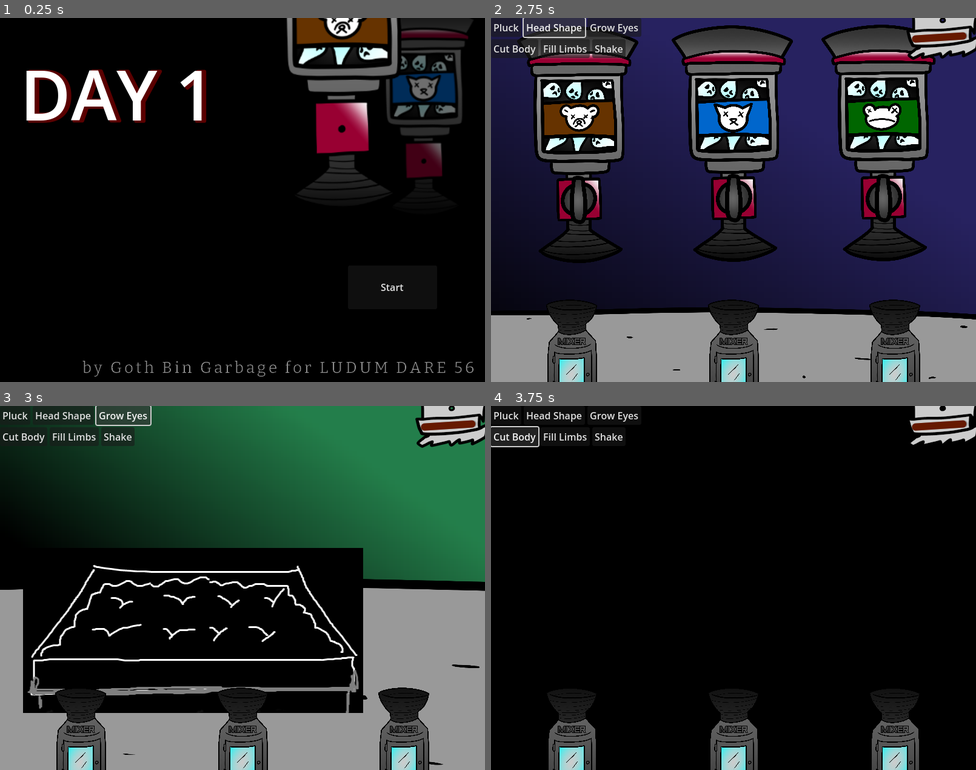
Above: before the commit, frames 1-4 (two rows, left to right).
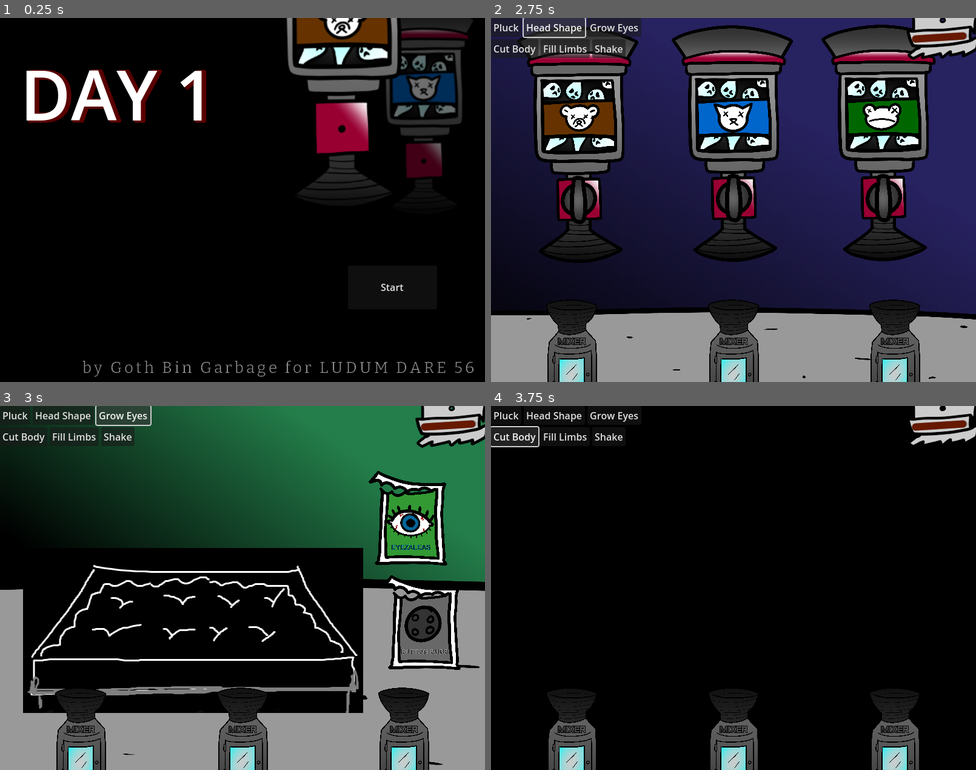
Above: after the commit, the same moments.

Repository: Goth-Bin-Garbage/build_a_dready_bear.swf
Game: Godot game, scene res://main.tscn
The game is run twice, just before and just after one commit, with the same random seed, the same clock (stepped at 60 frames per second) and the same inputs.
Inputs:
- Up to frame 1 (0.25 s): no input
- Up to frame 2 (2.75 s): click "Start" at 0.5 s; click "Pluck" at 1.25 s; click "Head Shape" at 2 s
- Up to frame 3 (3 s): click "Grow Eyes" at 2.75 s
- Up to frame 4 (3.75 s): click "Cut Body" at 3.5 s

Frames 1-2 are identical in both runs. In frame 3, 6.0% of the frame differs, in the area x 76-95%, y 17-73%; in frame 4, nothing differs.

Commit message:
work on eye station

Diff:
--- a/global.gd
+++ b/global.gd
@@ -1,6 +1,8 @@
 extends Node
 
 @onready var main : Node2D = get_tree().get_root().get_node("Main")
+@onready var plant_wait_times : Dictionary = { "Plant_A1": 0, "Plant_A2": 0, "Plant_A3": 0, "Plant_A4": 0,
+"Plant_B1": 0, "Plant_B2": 0, "Plant_B3": 0, "Plant_B4": 0, }
 
 # day 0 = tutorial, day = 1 true game
 var day : int = 0
--- a/stations/EyeStation.tscn
+++ b/stations/EyeStation.tscn
@@ -30,10 +30,12 @@
 [node name="Music" parent="." instance=ExtResource("1_u72si")]
 
 [node name="EyePacket" parent="." instance=ExtResource("3_l3hae")]
-position = Vector2(710, 165)
+position = Vector2(673, 185)
+sprite_path = "res://sprites/eyezaleapack.png"
 
 [node name="ButtonPacket" parent="." instance=ExtResource("3_l3hae")]
-position = Vector2(718, 272)
+position = Vector2(695, 357)
+sprite_path = "res://sprites/button_buds.png"
 eye_type = 2
 
 [node name="PlaceholderSprite" type="Sprite2D" parent="."]
--- a/stations/station_elements/EyePlants.tscn
+++ b/stations/station_elements/EyePlants.tscn
@@ -1,21 +1,24 @@
-[gd_scene load_steps=3 format=3 uid="uid://bmf7ddqcy4ypm"]
+[gd_scene load_steps=4 format=3 uid="uid://bmf7ddqcy4ypm"]
 
 [ext_resource type="Script" path="res://stations/station_elements/eye_plants.gd" id="1_28m8h"]
 [ext_resource type="PackedScene" uid="uid://eal8jub5jf6d" path="res://stations/station_elements/Eyes.tscn" id="2_1l3y3"]
+[ext_resource type="Texture2D" uid="uid://c4bavuspw8o35" path="res://sprites/stem.png" id="3_ui0j1"]
 
 [node name="EyePlants" type="Node2D"]
 script = ExtResource("1_28m8h")
 
-[node name="AnimatedSprite2D" type="AnimatedSprite2D" parent="."]
+[node name="Sprite2D" type="Sprite2D" parent="."]
+position = Vector2(19, -118)
+scale = Vector2(0.2, 0.2)
+texture = ExtResource("3_ui0j1")
 
 [node name="Eyes" parent="." instance=ExtResource("2_1l3y3")]
+position = Vector2(-2.99999, -234)
+rotation = 1.5708
+scale = Vector2(0.8, 0.8)
 
 [node name="Timer" type="Timer" parent="."]
 wait_time = 20.0
 one_shot = true
 
-[node name="EyezaleaMarker" type="Marker2D" parent="."]
-
-[node name="ButtonbudMarker" type="Marker2D" parent="."]
-
 [connection signal="timeout" from="Timer" to="." method="_on_timer_timeout"]
--- a/stations/station_elements/EyeSeedPacket.tscn
+++ b/stations/station_elements/EyeSeedPacket.tscn
@@ -1,22 +1,29 @@
-[gd_scene load_steps=4 format=3 uid="uid://cubmx3r8jvxsr"]
+[gd_scene load_steps=5 format=3 uid="uid://cubmx3r8jvxsr"]
 
 [ext_resource type="Script" path="res://stations/station_elements/eye_seed_packet.gd" id="1_fyiat"]
+[ext_resource type="Texture2D" uid="uid://cgcl5wo3i6oom" path="res://sprites/eyezaleapack.png" id="2_1grtd"]
 
 [sub_resource type="RectangleShape2D" id="RectangleShape2D_3f550"]
+size = Vector2(101, 125)
 
 [sub_resource type="CircleShape2D" id="CircleShape2D_ttfm8"]
+radius = 22.0907
 
 [node name="EyeSeedPacket" type="Node2D"]
 script = ExtResource("1_fyiat")
 
 [node name="Sprite2D" type="Sprite2D" parent="."]
+scale = Vector2(0.2, 0.2)
+texture = ExtResource("2_1grtd")
 
 [node name="Area2D" type="Area2D" parent="."]
 
 [node name="CollisionShape2D" type="CollisionShape2D" parent="Area2D"]
+position = Vector2(5.5, 9.5)
 shape = SubResource("RectangleShape2D_3f550")
 
 [node name="DropCollision" type="Area2D" parent="."]
+position = Vector2(-34, -45)
 collision_layer = 2
 collision_mask = 2
 
--- a/stations/station_elements/Eyes.tscn
+++ b/stations/station_elements/Eyes.tscn
@@ -1,15 +1,21 @@
-[gd_scene load_steps=3 format=3 uid="uid://eal8jub5jf6d"]
+[gd_scene load_steps=4 format=3 uid="uid://eal8jub5jf6d"]
 
 [ext_resource type="Script" path="res://stations/station_elements/eyes.gd" id="1_81wgs"]
+[ext_resource type="Texture2D" uid="uid://beehstflbiknq" path="res://sprites/bud.png" id="2_20hvc"]
 
 [sub_resource type="CircleShape2D" id="CircleShape2D_tb0k1"]
+radius = 41.1096
 
 [node name="Eyes" type="Node2D"]
 script = ExtResource("1_81wgs")
 
 [node name="Sprite2D" type="Sprite2D" parent="."]
+position = Vector2(0, -31.2)
+scale = Vector2(0.2, 0.2)
+texture = ExtResource("2_20hvc")
 
 [node name="Area2D" type="Area2D" parent="."]
+position = Vector2(0, -31.2)
 
 [node name="CollisionShape2D" type="CollisionShape2D" parent="Area2D"]
 shape = SubResource("CircleShape2D_tb0k1")
--- a/stations/station_elements/eye_plants.gd
+++ b/stations/station_elements/eye_plants.gd
@@ -8,29 +8,20 @@
 # Called when the node enters the scene tree for the first time.
 func _ready():
 	$Timer.start()
-	clickable_eye.visible = false
 
 	if plant_type == GameData.DollEyes.EYEZALEA:
-		plant_sprite.play("Eyezalea")
-		clickable_eye.sprite_path = "res://sprites/eyezalea.png"
-		clickable_eye.position = $EyezaleaMarker.position
+		clickable_eye.sprite_path = "res://sprites/eye_seed.png"
 	if plant_type == GameData.DollEyes.BUTTONS:
-		plant_sprite.play("Buttonbud")
-		clickable_eye.sprite_path = "res://sprites/buttonbuds.png"
-		clickable_eye.position = $ButtonbudMarker.position
-
-	plant_sprite.frame = 0
-	plant_sprite.pause()
+		clickable_eye.sprite_path = "res://sprites/button_seed.png"
 
 # Called every frame. 'delta' is the elapsed time since the previous frame.
 func _process(delta):
 	var time_spent = 20 - $Timer.time_left
 	var time_fraction = time_spent / 20.0
 
-	if time_fraction == (1/2):
-		plant_sprite.frame = 1
-	if time_fraction == (3/4):
-		plant_sprite.frame = 2
+	Global.plant_wait_times[self.name] = $Timer.wait_time
+
+	clickable_eye.rotate((PI / 2) - ((PI / 2) * time_fraction))
 
 	if clickable_eye.global_position.y <= 680:
 		self.queue_free()
--- a/stations/station_elements/eye_seed_packet.gd
+++ b/stations/station_elements/eye_seed_packet.gd
@@ -17,7 +17,7 @@
 func _process(delta):
 	if Input.is_action_just_pressed("left_mouse_click"):
 		offset = get_global_mouse_position() - global_position
-		self.rotate(PI / 4)
+		self.rotate(-PI / 4)
 
 		if Input.is_action_pressed("left_mouse_click"):
 			global_position = get_global_mouse_position() - offset
--- a/stations/station_elements/eyes.gd
+++ b/stations/station_elements/eyes.gd
@@ -1,6 +1,7 @@
 extends Node2D
 
-@export var sprite_path : String = "res://sprites/eyezalea.png"
+@export var sprite_path : String = "res://sprites/eye_seed.png"
+@export var eye_type : GameData.DollEyes = GameData.DollEyes.EYEZALEA
 
 @onready var clickable : bool = false
 @onready var mouse_on : bool = false
@@ -14,8 +15,9 @@
 
 # Called every frame. 'delta' is the elapsed time since the previous frame.
 func _process(delta):
-	if visible:
+	if clickable:
 		$Sprite2D.texture = load(sprite_path)
+
 	if plucked && !clicked_on:
 		self.position.y += 0.1
 
Binary file added: sprites/bud.png
Not shown, added: sprites/bud.png.import
Binary file added: sprites/button_buds.png
Not shown, added: sprites/button_buds.png.import
Binary file added: sprites/button_seed.png
Not shown, added: sprites/button_seed.png.import
Binary file added: sprites/dirt.png
Not shown, added: sprites/dirt.png.import
Binary file added: sprites/eye_seed.png
Not shown, added: sprites/eye_seed.png.import
Binary file added: sprites/eyezaleapack.png
Not shown, added: sprites/eyezaleapack.png.import
(and 2 more such lines)
